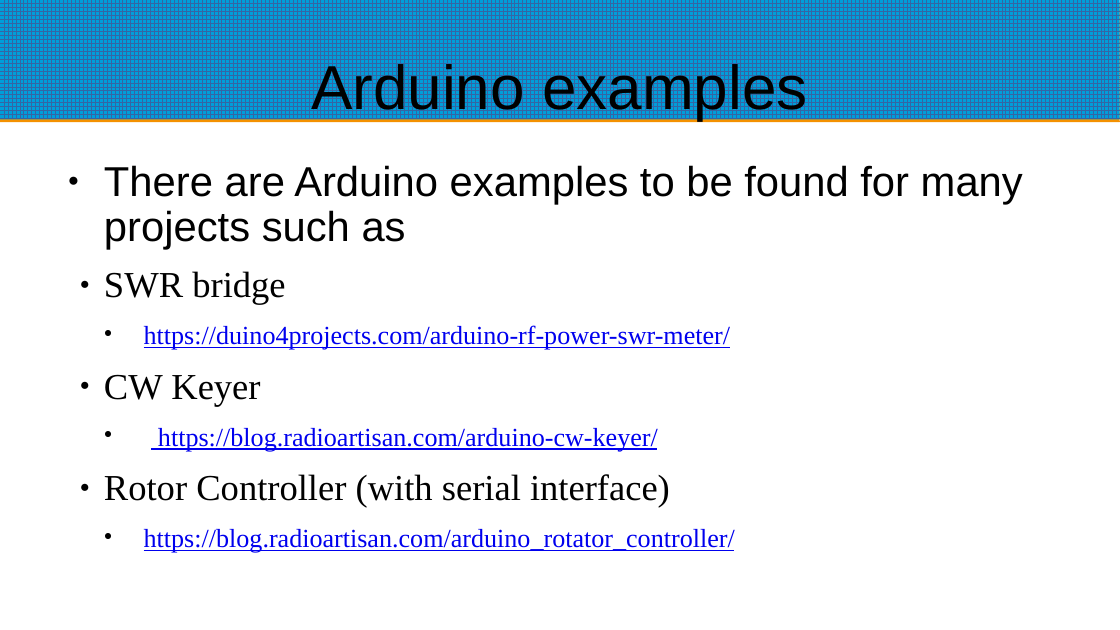
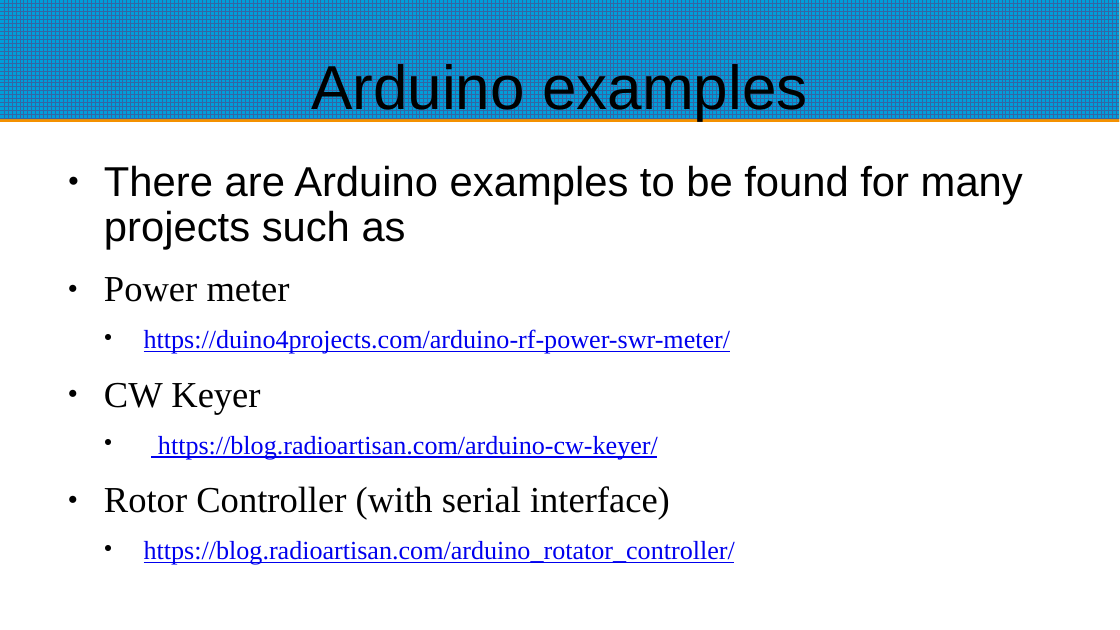
Before and after one commit to bpguy/gps_grid_sq_lcd, a slide deck: slide 2 of Arduino Basics.pptx. Drawn at 1120x630 pixels with LibreOffice and Linux fonts; fonts in the diff are those of the drawing. Boxes give left, top, right and bottom in pixels: in the first picture for what was removed or moved away, otherwise in the second. Text is boxed around its words. In the diff, an @@ line names an element or a change of style, - is before the commit and + after.

```diff
--- a/Arduino Basics.pptx
+++ b/Arduino Basics.pptx
@@ text at [104,277,290,302]: text changed @@
-  ● SWR bridge
+● Power meter
@@ text at [104,329,735,565]: list level 2 to 1 in "CW Keyer"; list level 2 to 1 in "Rotor Controller (with serial interface)" @@
```
Also in this commit, not shown: 8 other slides changed, 9 other files.
